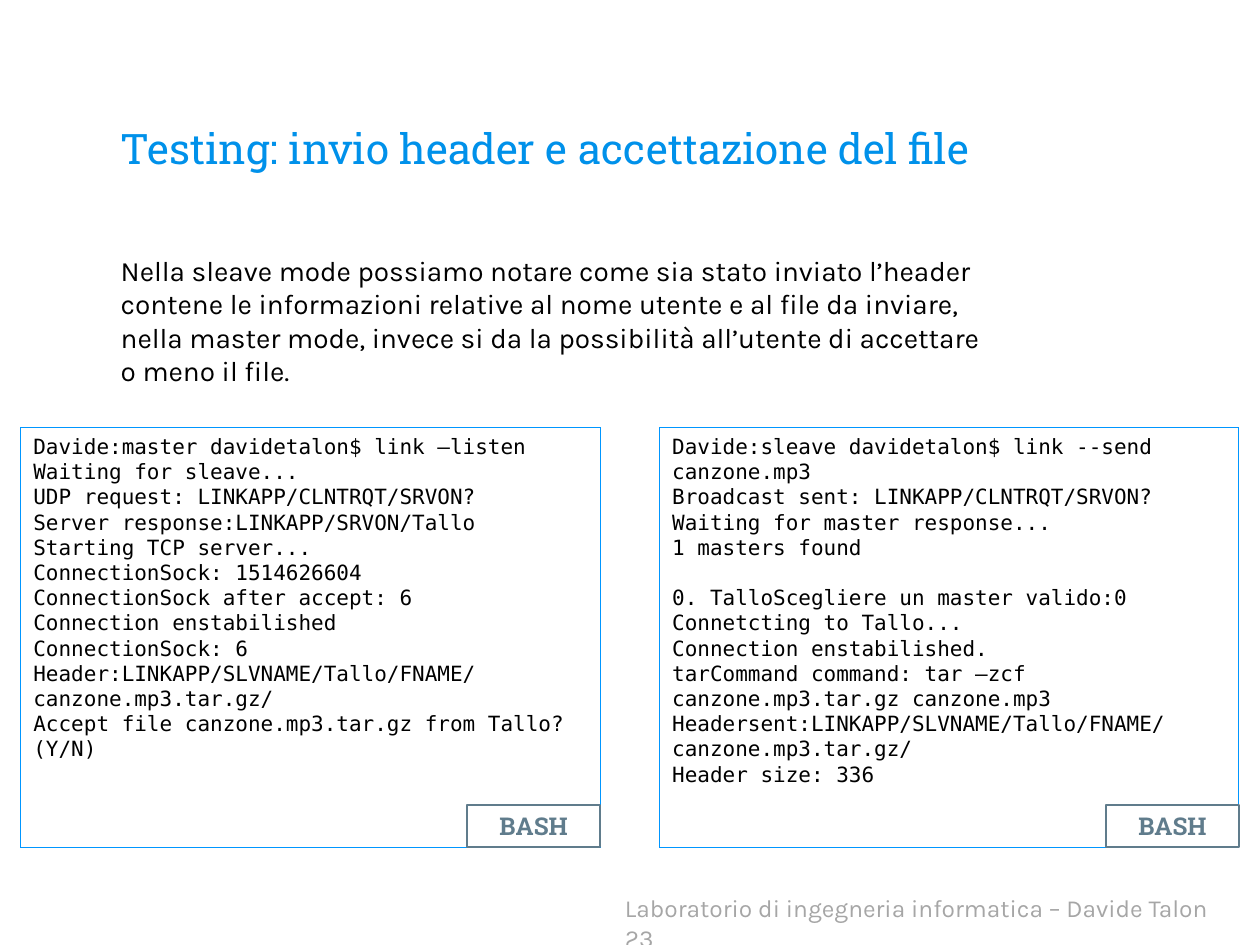
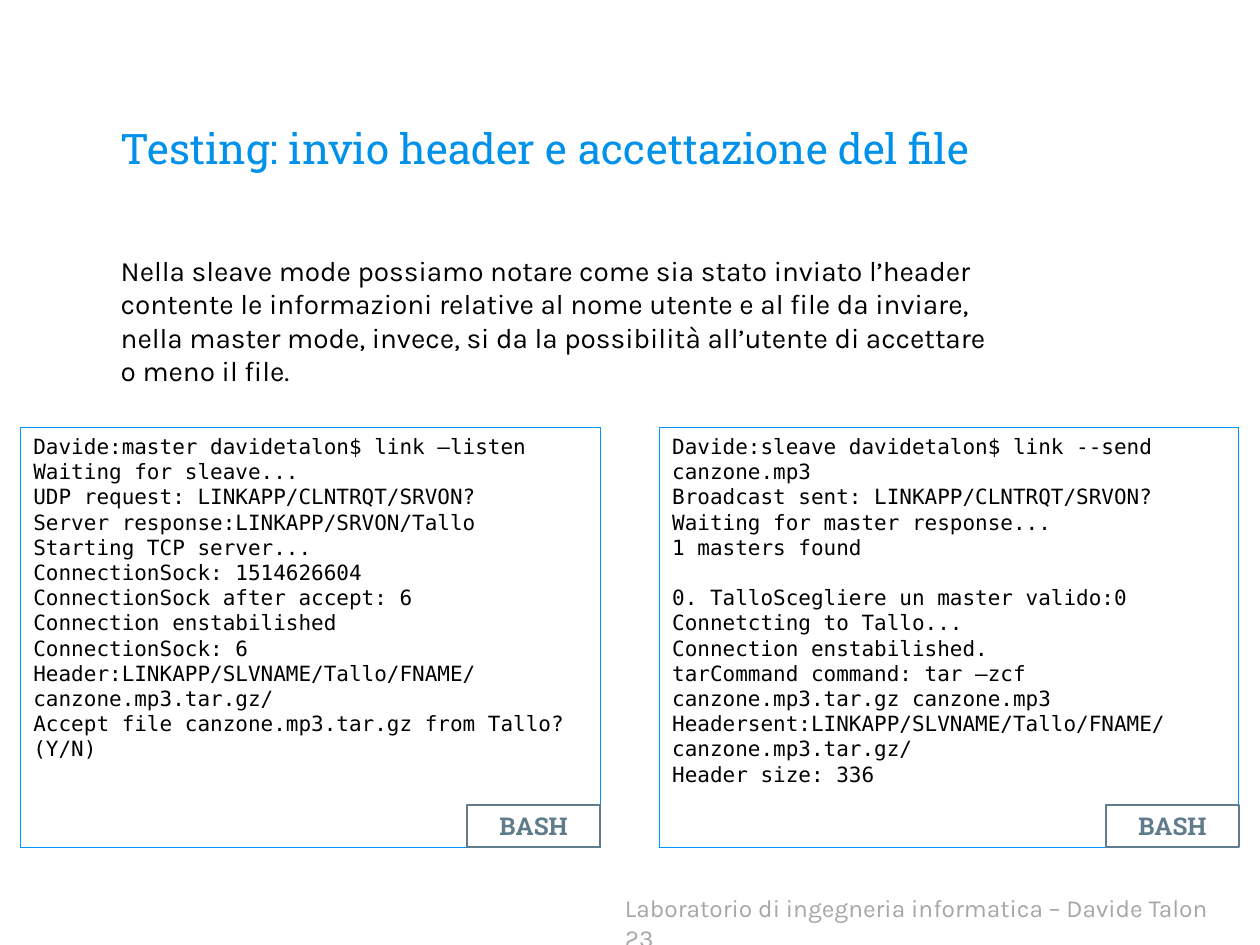
Before and after one commit to davidetalon/link, a slide deck: slide 24 of Presentation slides/Presentazione.pptx. Drawn at 1260x945 pixels with LibreOffice and Linux fonts; fonts in the diff are those of the drawing; background and template pictures are left out. Boxes give left, top, right and bottom in pixels: in the first picture for what was removed or moved away, otherwise in the second. Text is boxed around its words. In the diff, an @@ line names an element or a change of style, - is before the commit and + after.

```diff
--- a/Presentation slides/Presentazione.pptx
+++ b/Presentation slides/Presentazione.pptx
@@ text at [121,261,985,382]: text changed @@
-Nella sleave mode possiamo notare come sia stato inviato l’header contene le informazioni relative al nome utente e al file da inviare, nella master mode, invece si da la possibilità all’utente di accettare o meno il file.
+Nella sleave mode possiamo notare come sia stato inviato l’header contente le informazioni relative al nome utente e al file da inviare, nella master mode, invece, si da la possibilità all’utente di accettare o meno il file.
```
Also in this commit, not shown: 7 other slides changed, 1 other file.
